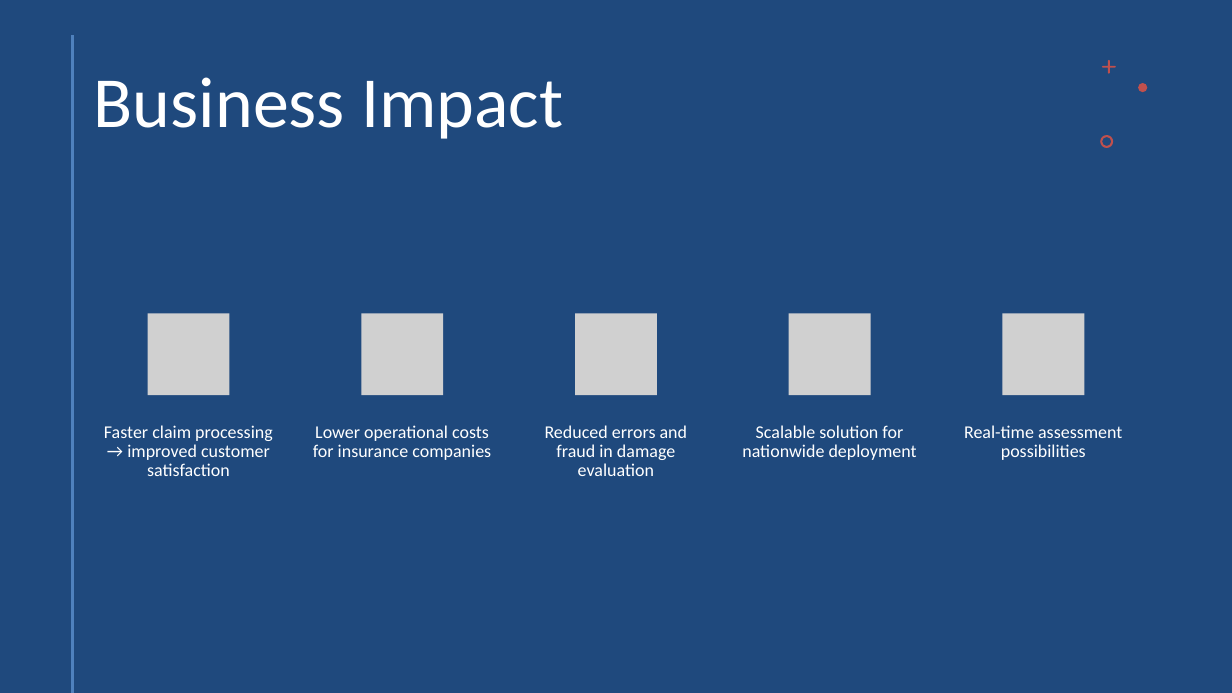
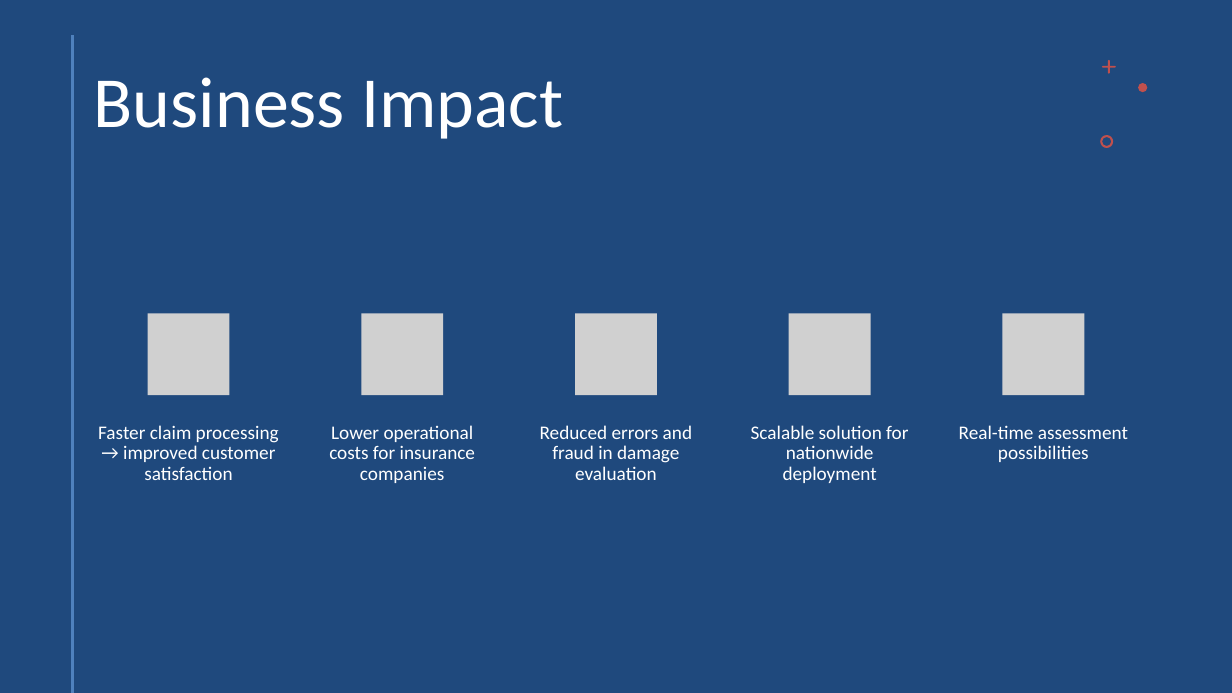
Before and after one commit to Yan1702/IOD17Feb, a slide deck: slide 12 of CapstoneProject/CapstoneProject_Presentation.pptx. Drawn at 1232x693 pixels with LibreOffice and Linux fonts; fonts in the diff are those of the drawing; grey boxes stand for pictures. Boxes give left, top, right and bottom in pixels: in the first picture for what was removed or moved away, otherwise in the second. Text is boxed around its words. In the diff, an @@ line names an element or a change of style, - is before the commit and + after.

```diff
--- a/CapstoneProject/CapstoneProject_Presentation.pptx
+++ b/CapstoneProject/CapstoneProject_Presentation.pptx
@@ size 14 to 15 pt in 5 elements at [98, 425, 279, 480], [329, 425, 475, 483], [540, 425, 692, 480], [751, 425, 908, 483], [959, 425, 1128, 462] @@
```
Also in this commit, not shown: 1 other slide changed.
